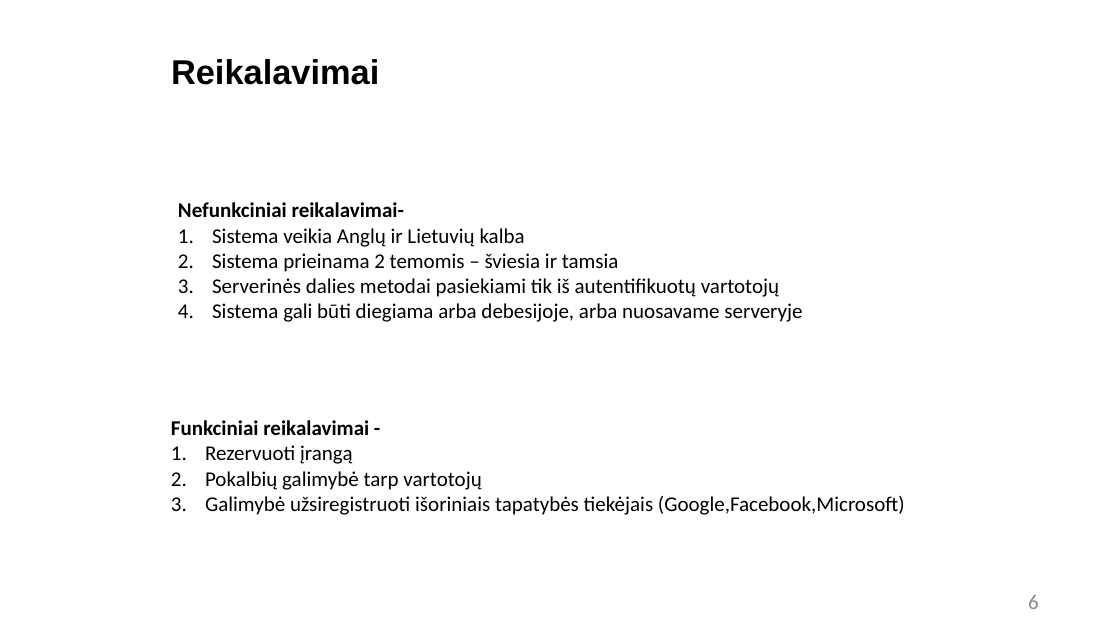
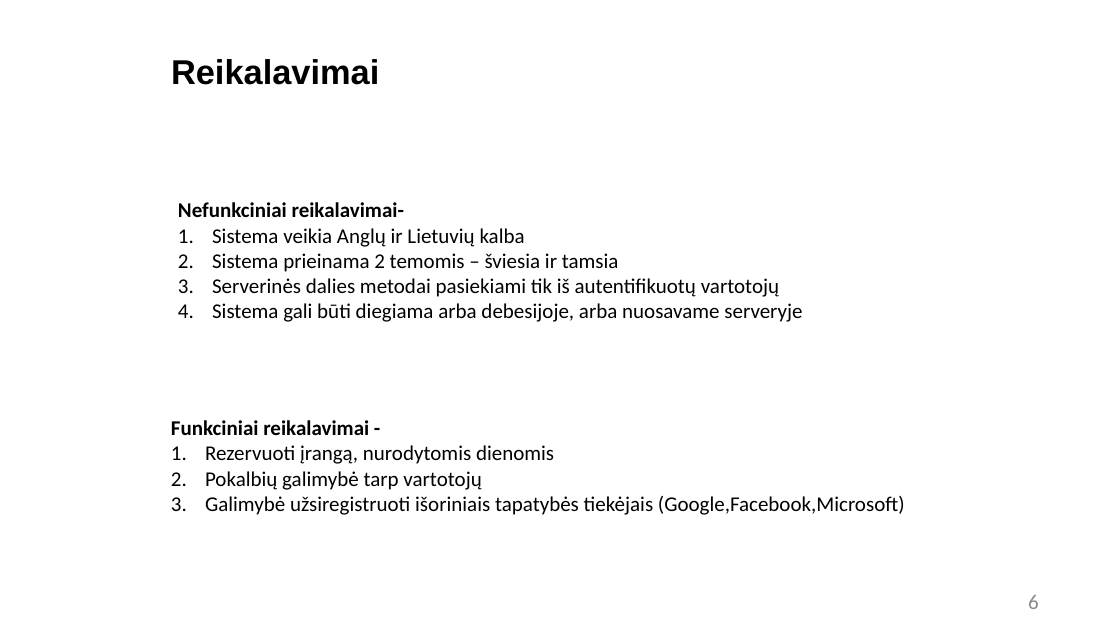
Before and after one commit to RedasNiuklys/Laisvalaikio-preki--dalinimosi-platforma, a slide deck: slide 6 of Office_stuff/Tarpinio Gynimo skaidrės.pptx. Drawn at 1120x630 pixels with LibreOffice and Linux fonts; fonts in the diff are those of the drawing; background and template pictures are left out. Boxes give left, top, right and bottom in pixels: in the first picture for what was removed or moved away, otherwise in the second. Text is boxed around its words. In the diff, an @@ line names an element or a change of style, - is before the commit and + after.

```diff
--- a/Office_stuff/Tarpinio Gynimo skaidrės.pptx
+++ b/Office_stuff/Tarpinio Gynimo skaidrės.pptx
@@ text at (205,445,554,464): text changed @@
-1. Rezervuoti įrangą
+1. Rezervuoti įrangą, nurodytomis dienomis
```
Also in this commit, not shown: 6 other slides changed, 23 other files.
